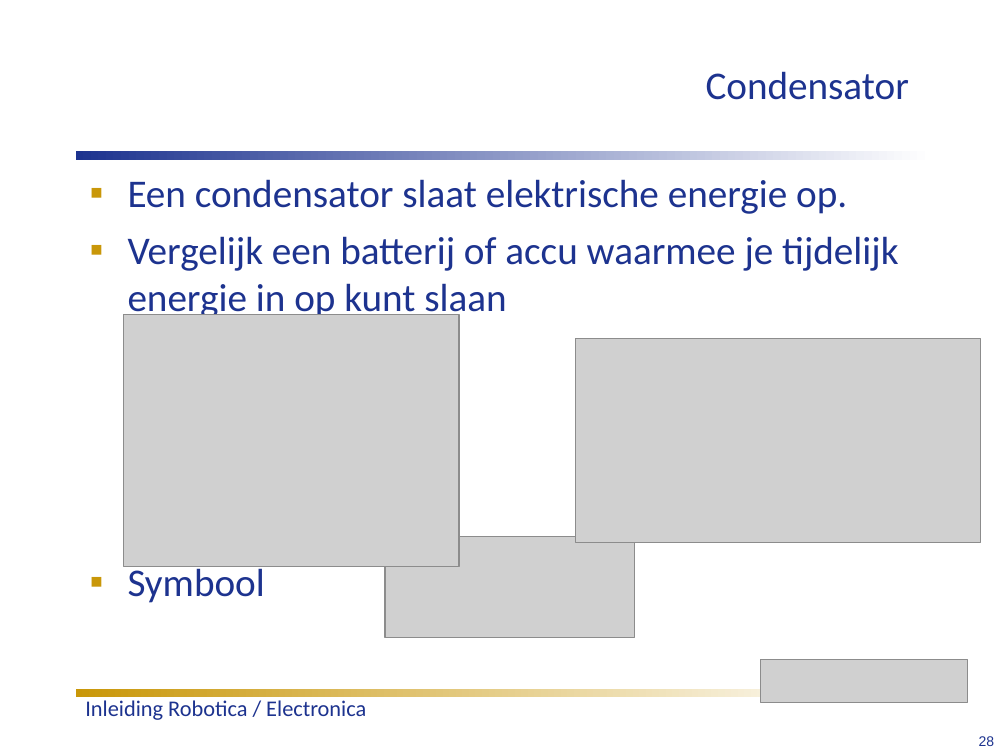
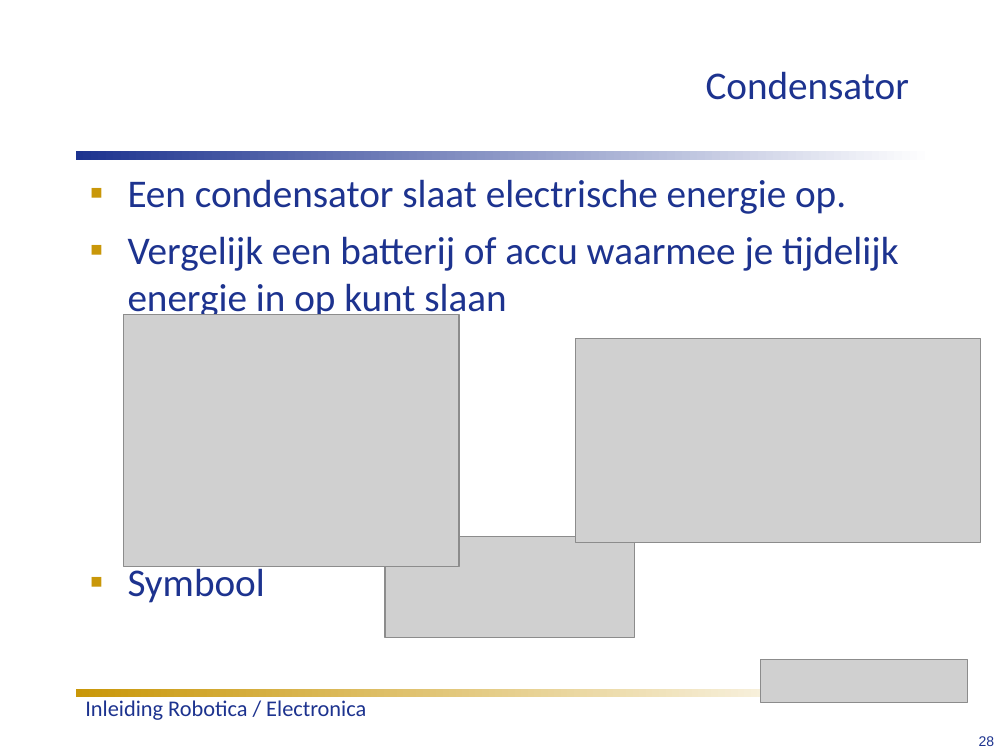
Before and after one commit to humiq/Greendevelopment, a slide deck: slide 28 of trunk/documents/Colleges/ISIROB College 1.ppt. Drawn at 1008x756 pixels with LibreOffice and Linux fonts; fonts in the diff are those of the drawing; grey boxes stand for pictures; background and template pictures are left out. Boxes give left, top, right and bottom in pixels: in the first picture for what was removed or moved away, otherwise in the second. Text is boxed around its words. In the diff, an @@ line names an element or a change of style, - is before the commit and + after.

```diff
--- a/trunk/documents/Colleges/ISIROB College 1.ppt
+++ b/trunk/documents/Colleges/ISIROB College 1.ppt
@@ text at [128,179,846,214]: text changed @@
-▪ Een condensator slaat elektrische energie op.
+▪ Een condensator slaat electrische energie op.
```
Also in this commit, not shown: 7 other slides changed, 1 other file.
